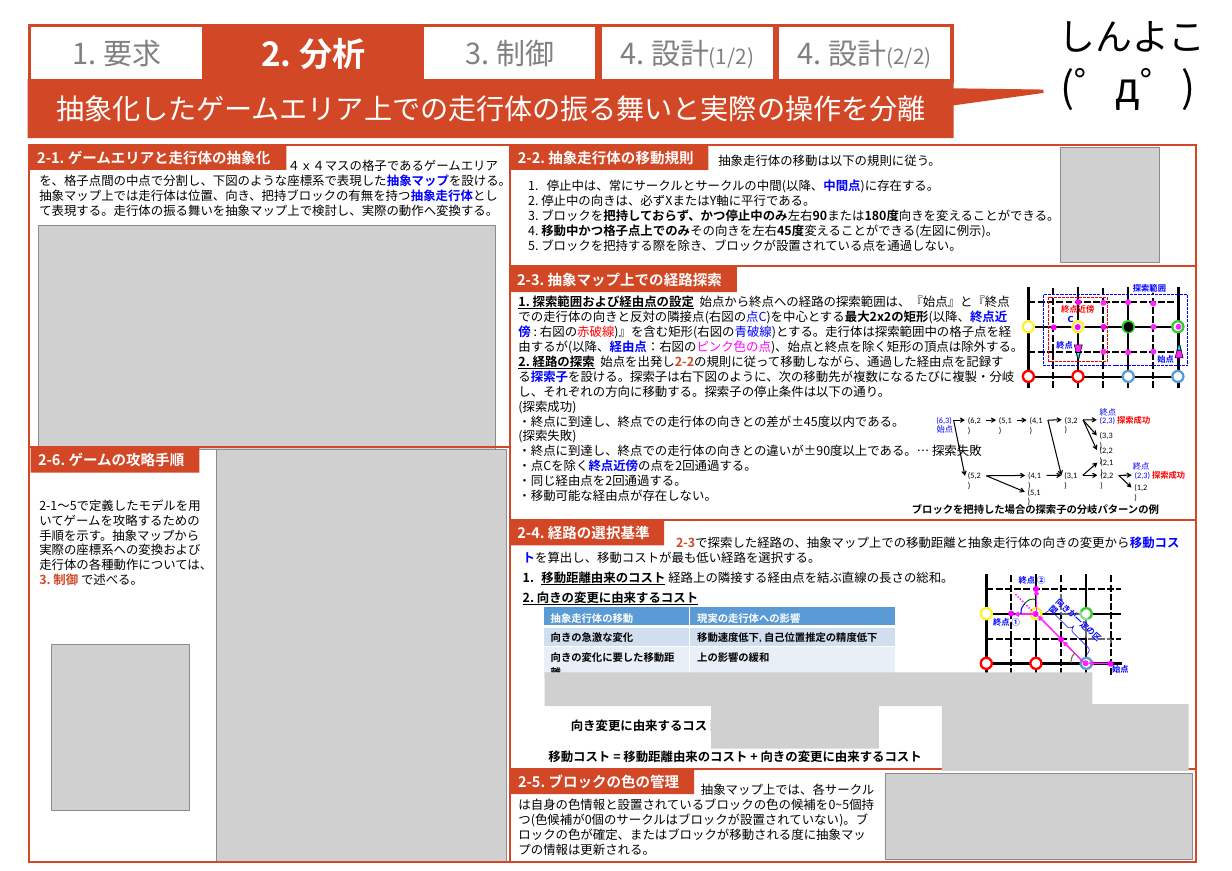
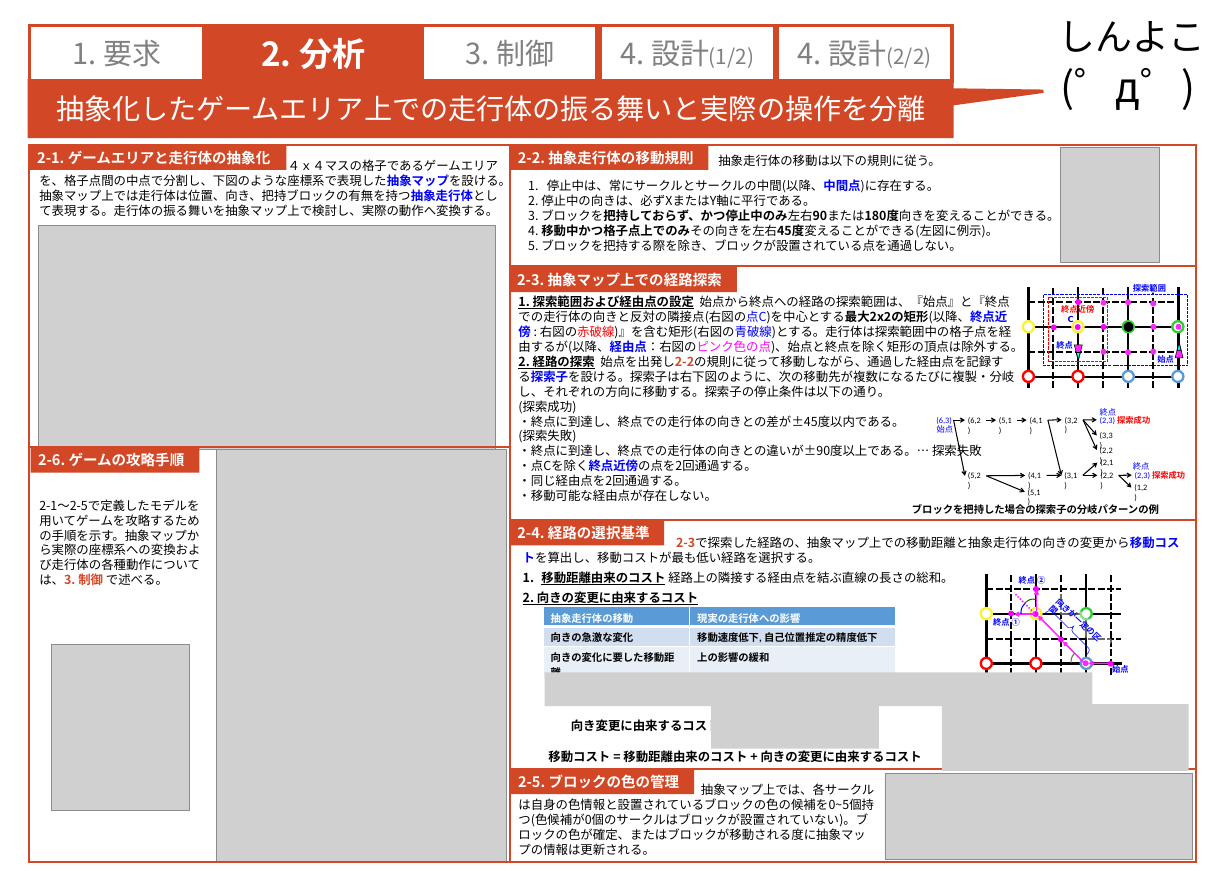
Before and after one commit to RITS-ETrobo/Yokohama, a slide deck: slide 1 of design/2016/models/2_analysis_model.pptx. Drawn at 1232x871 pixels with LibreOffice and Linux fonts; fonts in the diff are those of the drawing; grey boxes stand for pictures; background and template pictures are left out. Boxes give left, top, right and bottom in pixels: in the first picture for what was removed or moved away, otherwise in the second. Text is boxed around its words. In the diff, an @@ line names an element or a change of style, - is before the commit and + after.

Commit message:
#705 制御モデルの記述（3-7を除く）、要求モデル内の要素名を合わせる、分析モデル内の一部文字表記の微修正

```diff
--- a/design/2016/models/2_analysis_model.pptx
+++ b/design/2016/models/2_analysis_model.pptx
@@ text at <box>39,499,200,588</box>: text changed @@
-2-1～5で定義したモデルを用いてゲームを攻略するための手順を示す。抽象マップから実際の座標系への変換および走行体の各種動作については、3. 制御 で述べる。
+2-1～2-5で定義したモデルを用いてゲームを攻略するための手順を示す。抽象マップから実際の座標系への変換および走行体の各種動作については、3. 制御 で述べる。
```
Also in this commit, not shown: 2 other files.
